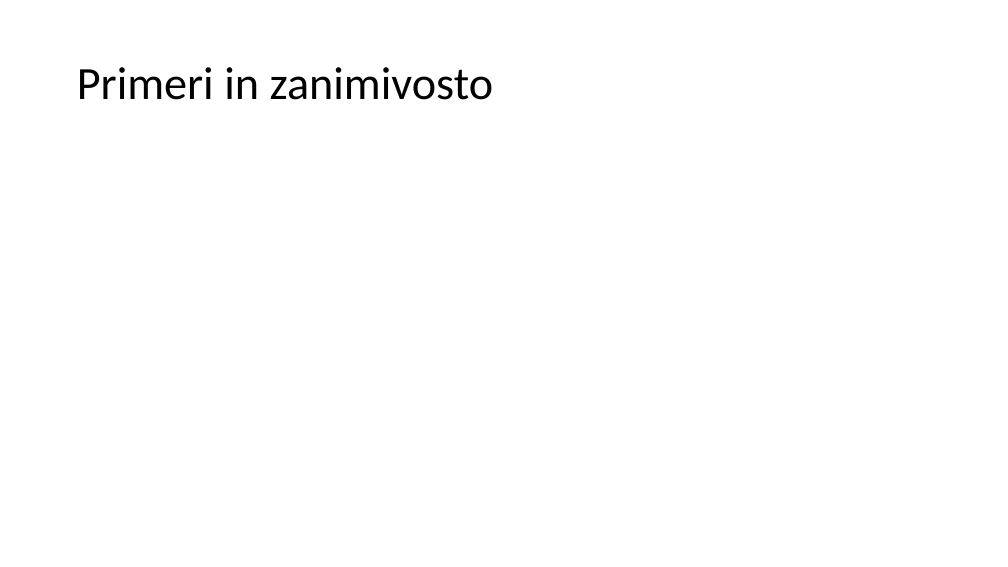
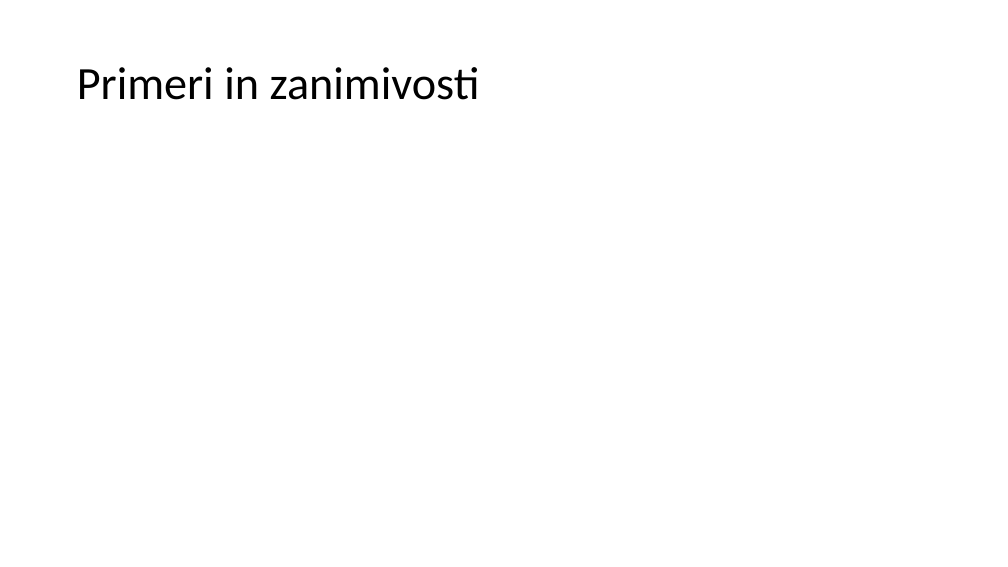
Before and after one commit to 15minutOdmora/voronoi_diagram, a slide deck: slide 14 of predstavitev/Vornoievi_diagrami.pptx (slide 9 before the commit). Drawn at 1008x567 pixels with LibreOffice and Linux fonts; fonts in the diff are those of the drawing. Boxes give left, top, right and bottom in pixels: in the first picture for what was removed or moved away, otherwise in the second. Text is boxed around its words. In the diff, an @@ line names an element or a change of style, - is before the commit and + after.

```diff
--- a/predstavitev/Vornoievi_diagrami.pptx
+++ b/predstavitev/Vornoievi_diagrami.pptx
@@ title at [77, 67, 480, 100]: text changed @@
-Primeri in zanimivosto
+Primeri in zanimivosti
```
Also in this commit, not shown: 2 other slides changed, 6 slides added, 1 slide removed, 11 other files.
